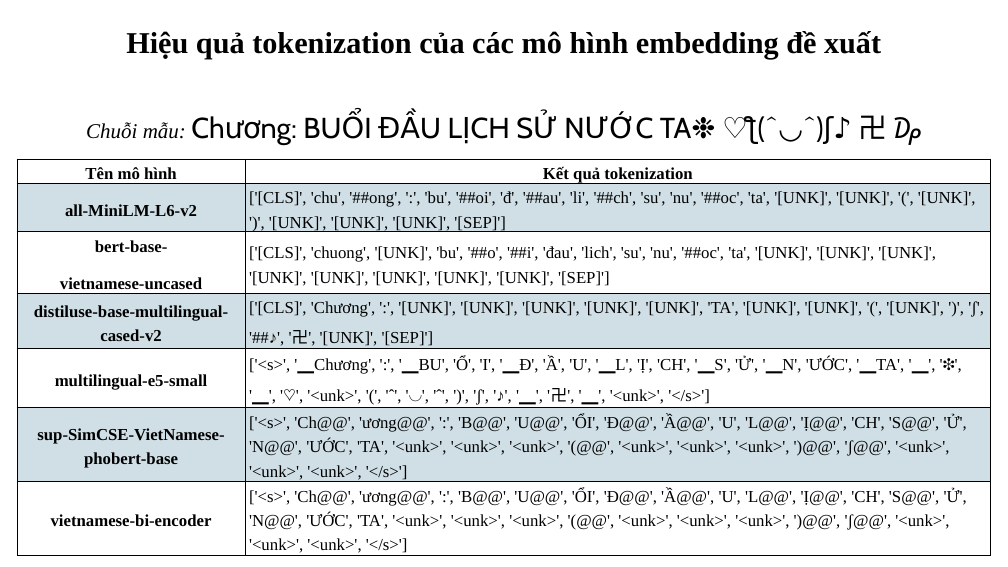
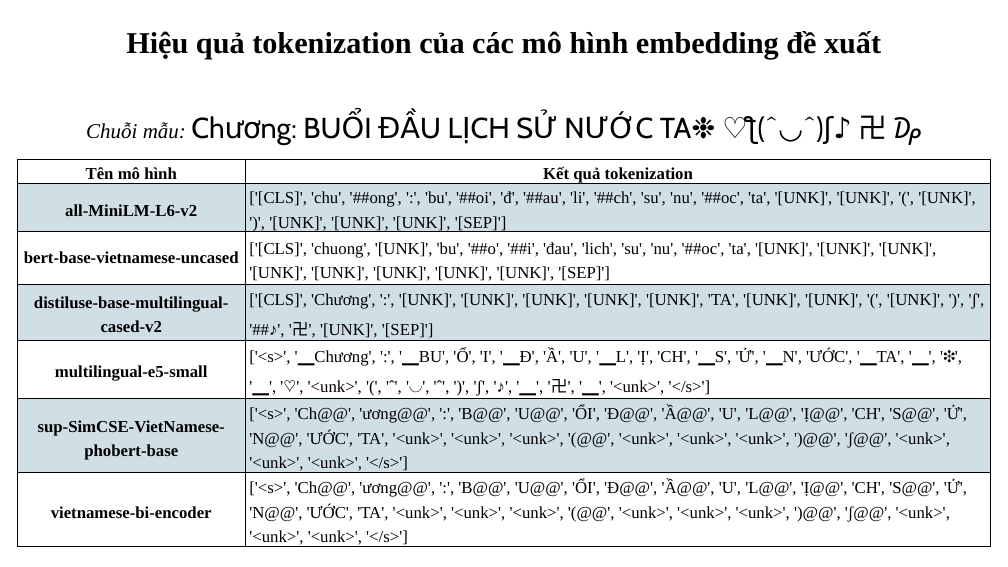
Before and after one commit to ngovanuc/Vietnamese_History_Chatbot, a slide deck: slide 18 of documents/slide bao cao.pptx (slide 17 before the commit). Drawn at 1008x567 pixels with LibreOffice and Linux fonts; fonts in the diff are those of the drawing. Boxes give left, top, right and bottom in pixels: in the first picture for what was removed or moved away, otherwise in the second. Text is boxed around its words. In the diff, an @@ line names an element or a change of style, - is before the commit and + after.

```diff
--- a/documents/slide bao cao.pptx
+++ b/documents/slide bao cao.pptx
@@ table at [17,159,991,549] @@
-row 3, column 1: bert-base- / vietnamese-uncased
+row 3, column 1: bert-base-vietnamese-uncased
```
Also in this commit, not shown: 6 other slides changed, 1 slide added, 6 other files.
